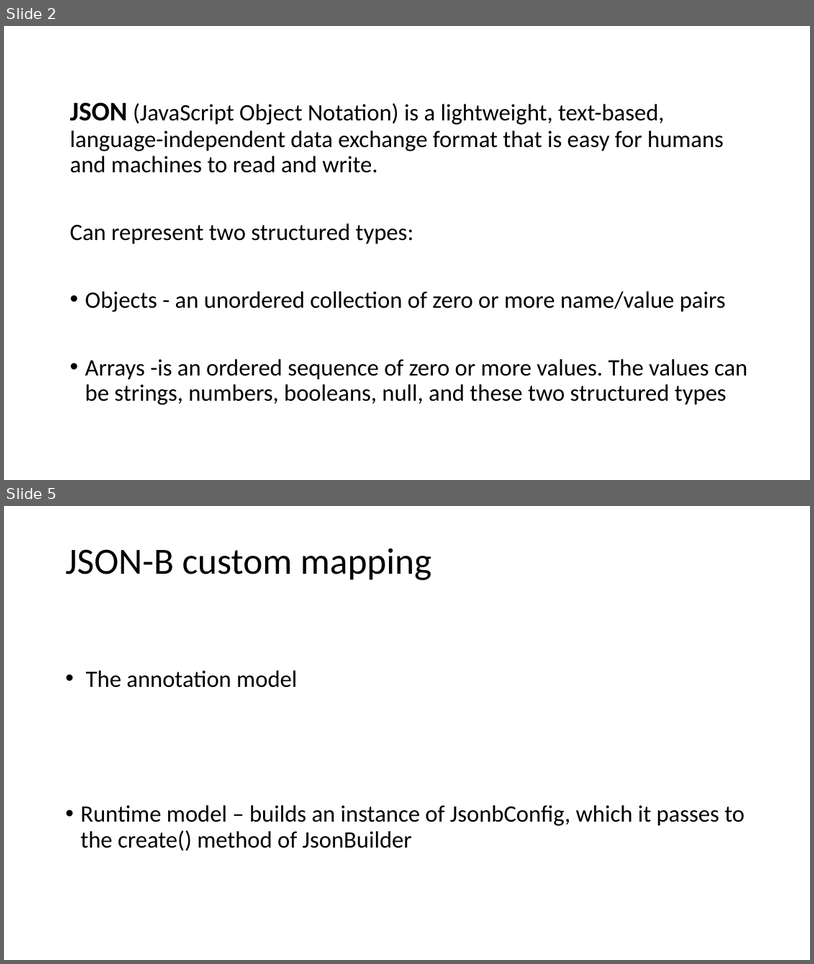
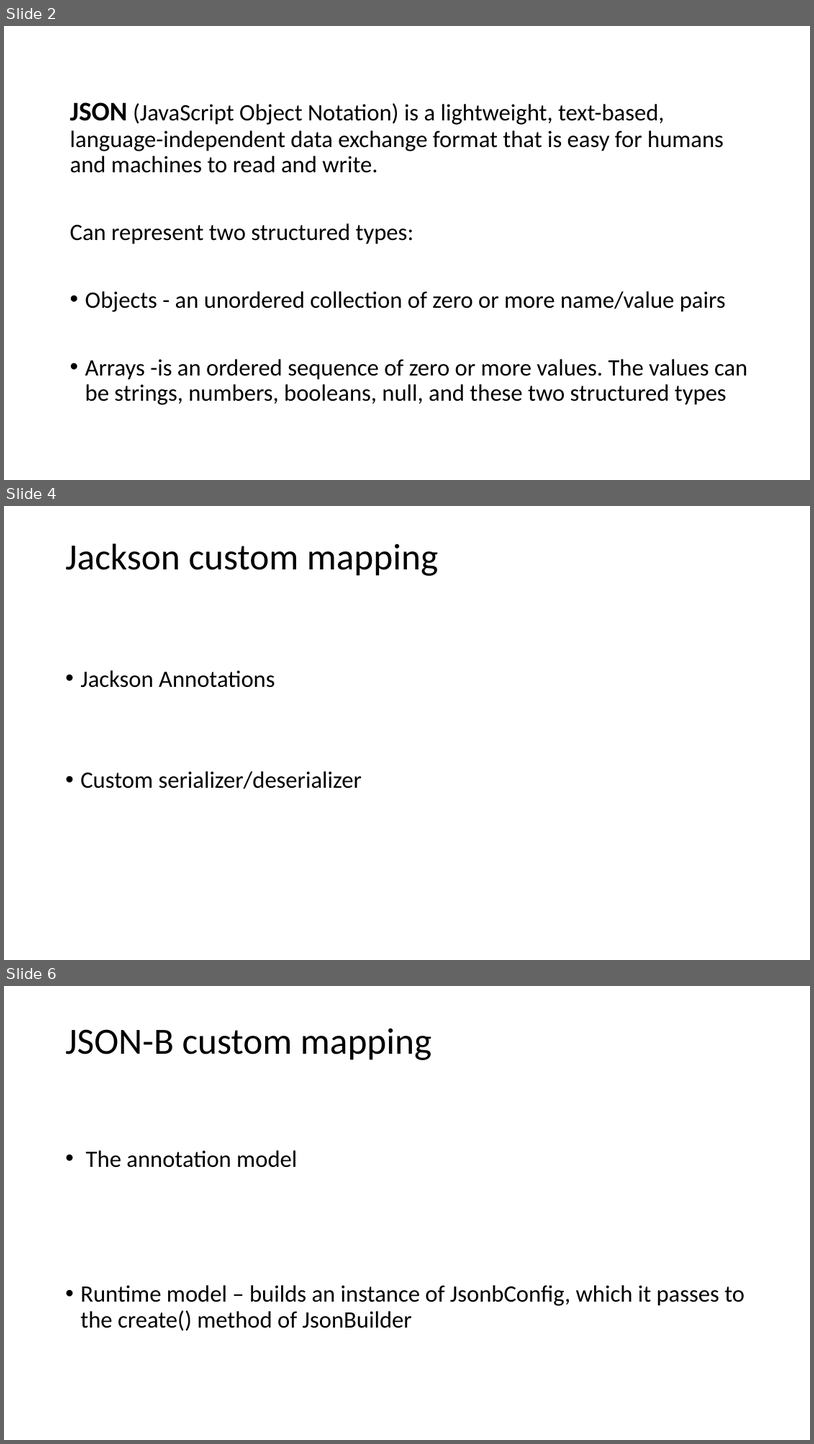
Before and after one commit to Hiruine/prezentari, a slide deck: json_binding(jackson)/presentation.pptx. Shown one above the other, each under a label of ours: slides 2 and 5 before the commit, slides 2, 4 and 6 after it; the slides between them are not shown. The pictures are 814x964 and 814x1444 pixels, drawn with LibreOffice and Linux fonts; fonts in the diff are those of the drawing. Boxes give left, top, right and bottom in pixels: in the first picture for what was removed or moved away, otherwise in the second. Text is boxed around its words. In the diff, an @@ line names an element or a change of style, - is before the commit and + after.

```diff
--- a/json_binding(jackson)/presentation.pptx
+++ b/json_binding(jackson)/presentation.pptx
@@ slide 4 added at bbox=[4, 506, 810, 960], background #FFFFFF @@
@@ title added at bbox=[65, 543, 438, 576], 44 pt, text #000000 @@
+Jackson custom mapping
@@ text added at bbox=[80, 670, 362, 789], 28 pt, text #000000 @@
+• Jackson Annotations
+• Custom serializer/deserializer
@@ what was slide 5 is now slide 6 @@
```
Also in this commit, not shown: 4 slides changed, 1 other slide added, 10 other files.
